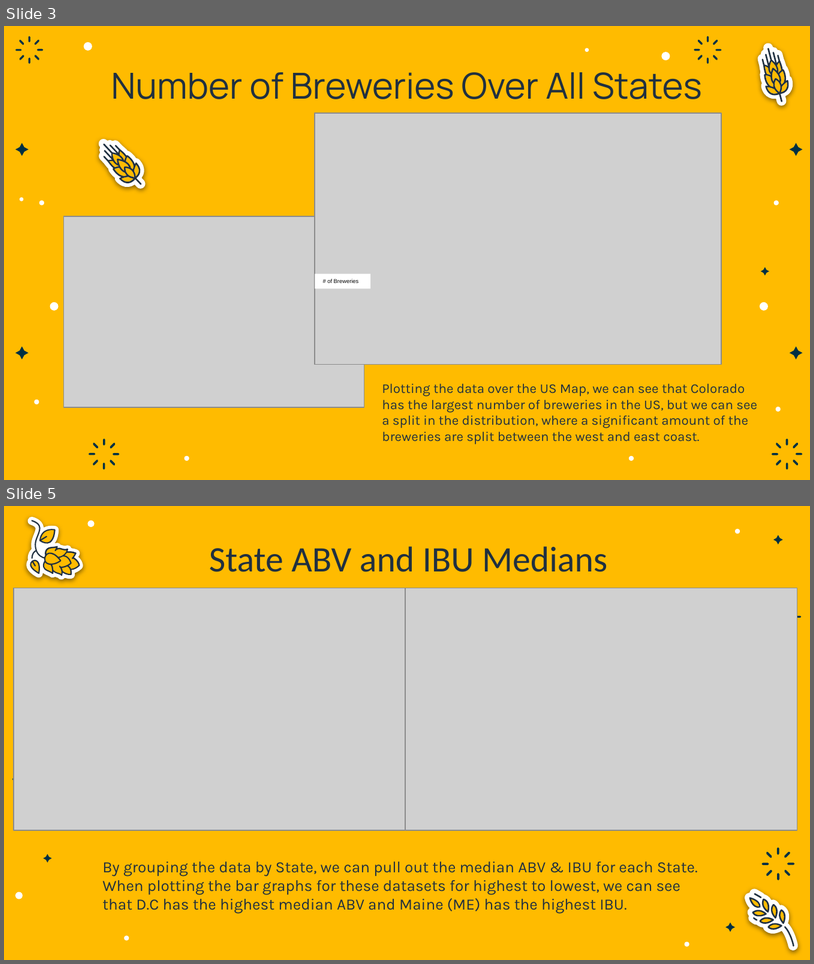
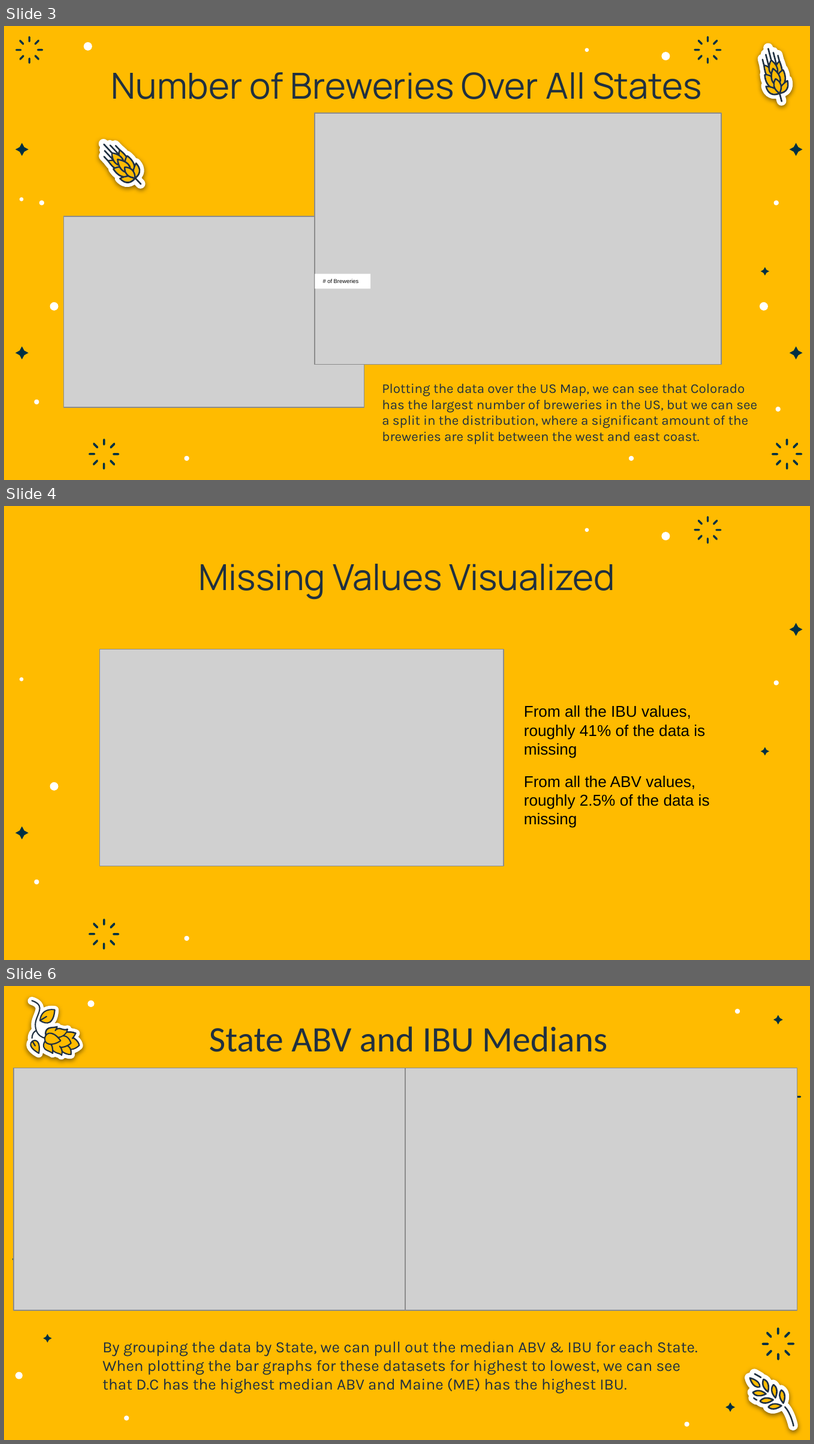
Before and after one commit to DotSumWedge/BreweryAnalysis, a slide deck: BeerAnalysisPresentation.pptx. Shown one above the other, each under a label of ours: slides 3 and 5 before the commit, slides 3, 4 and 6 after it; the slides between them are not shown. The pictures are 814x964 and 814x1444 pixels, drawn with LibreOffice and Linux fonts; fonts in the diff are those of the drawing; grey boxes stand for pictures. Boxes give left, top, right and bottom in pixels: in the first picture for what was removed or moved away, otherwise in the second. Text is boxed around its words. In the diff, an @@ line names an element or a change of style, - is before the commit and + after.

Commit message:
Added GG_missing_var and percentage missing data

```diff
--- a/BeerAnalysisPresentation.pptx
+++ b/BeerAnalysisPresentation.pptx
@@ slide 4 added at box(4, 506, 810, 960), background #FFBB00; not listed: 26 template elements that a slide beside it also shows @@
@@ title added at box(199, 564, 615, 600), 32 pt, text #203040 @@
+Missing Values Visualized
@@ picture added at box(100, 649, 504, 867) @@
@@ text added at box(524, 705, 705, 758), 14 pt, text #000000 @@
+From all the IBU values, roughly 41% of the data is missing
@@ text added at box(524, 775, 710, 828), 14 pt, text #000000 @@
+From all the ABV values, roughly 2.5% of the data is missing
@@ what was slide 5 is now slide 6 @@
```
Also in this commit, not shown: 1 other file.
